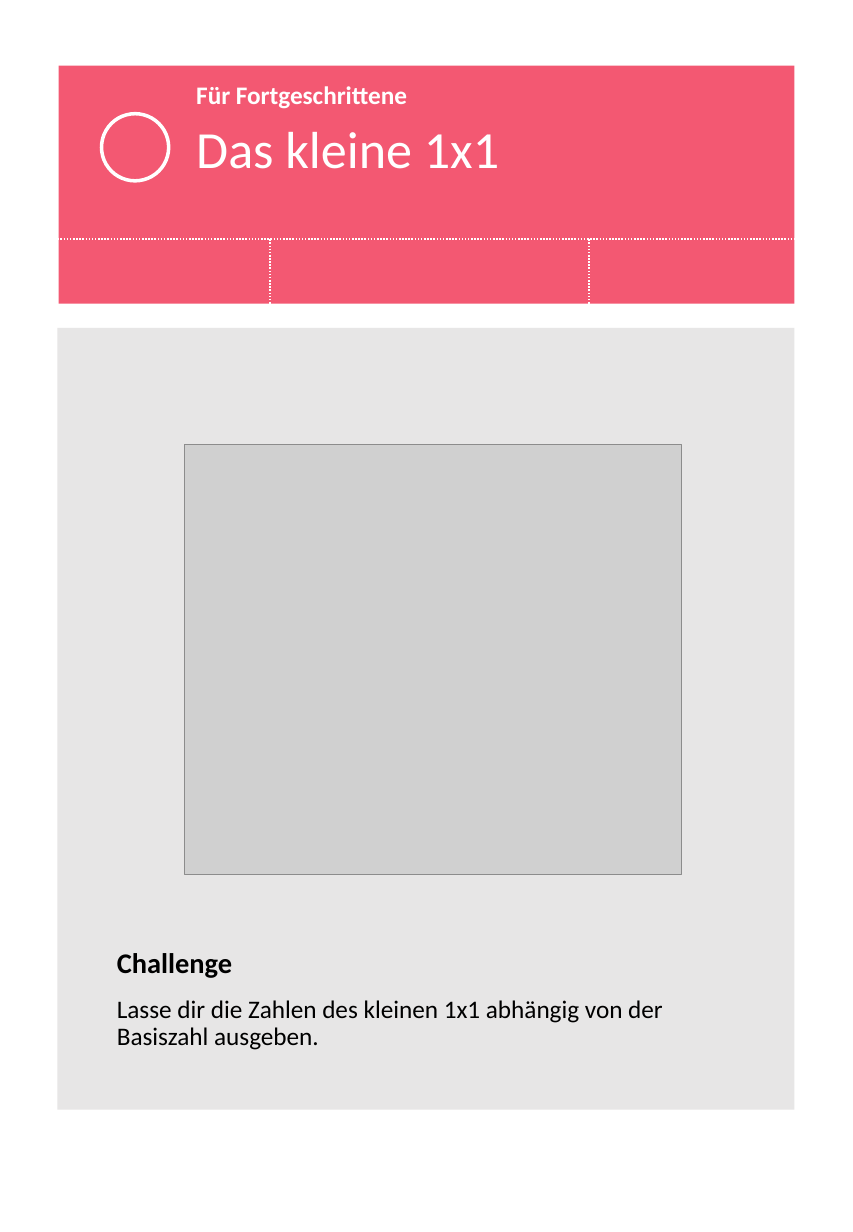
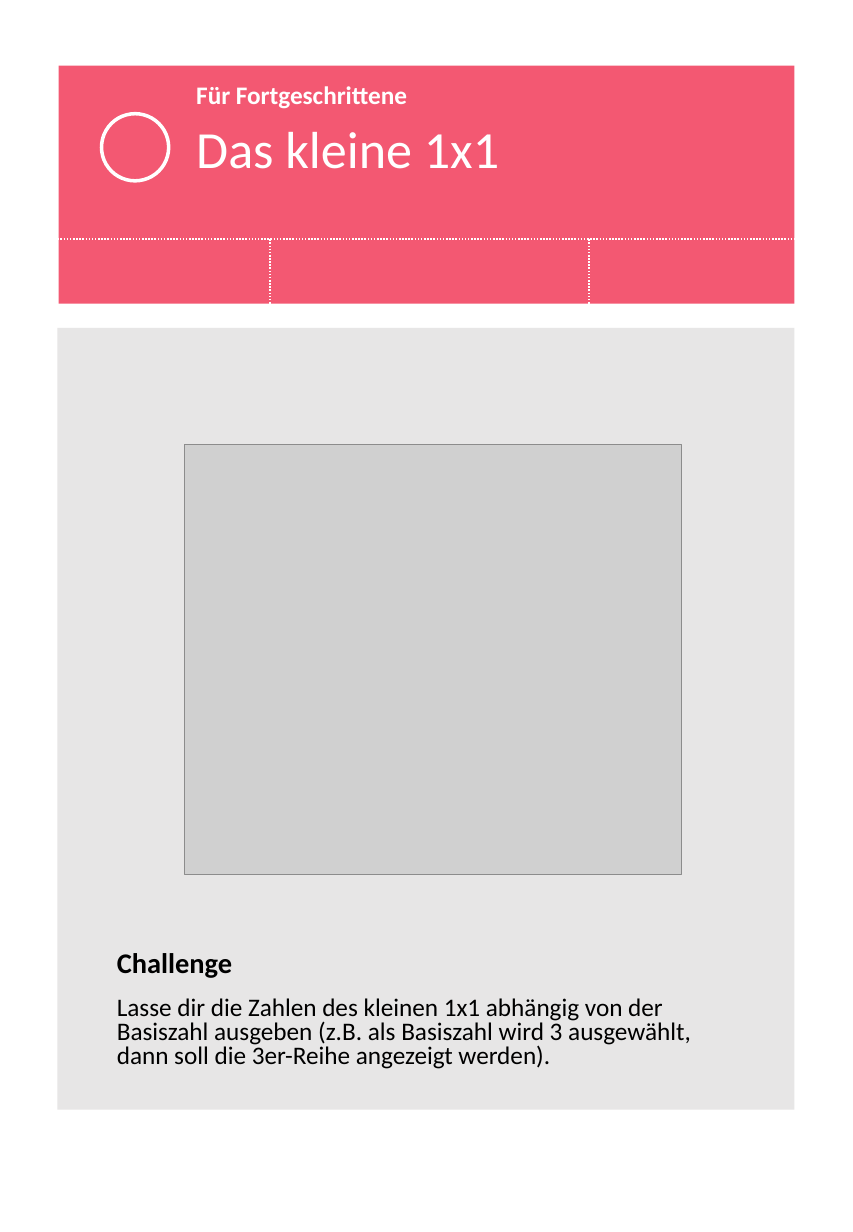
Before and after one commit to macim0/KISS_MINT, a slide deck: slide 1 of kleines_1x1/kleines_1x1.pptx. Drawn at 853x1232 pixels with LibreOffice and Linux fonts; fonts in the diff are those of the drawing; grey boxes stand for pictures; background and template pictures are left out. Boxes give left, top, right and bottom in pixels: in the first picture for what was removed or moved away, otherwise in the second. Text is boxed around its words. In the diff, an @@ line names an element or a change of style, - is before the commit and + after.

```diff
--- a/kleines_1x1/kleines_1x1.pptx
+++ b/kleines_1x1/kleines_1x1.pptx
@@ text at [117,998,691,1069]: text changed @@
-Lasse dir die Zahlen des kleinen 1x1 abhängig von der Basiszahl ausgeben.
+Lasse dir die Zahlen des kleinen 1x1 abhängig von der Basiszahl ausgeben (z.B. als Basiszahl wird 3 ausgewählt, dann soll die 3er-Reihe angezeigt werden).
```
Also in this commit, not shown: 11 other files.
